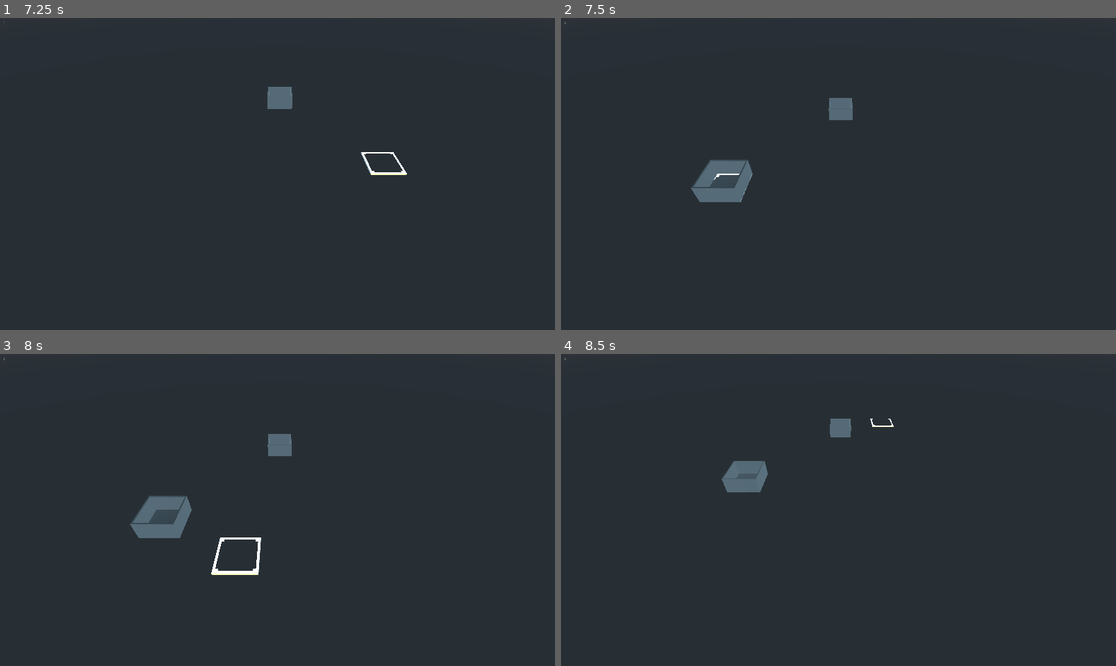
Above: before the commit, frames 1-4 (two rows, left to right).
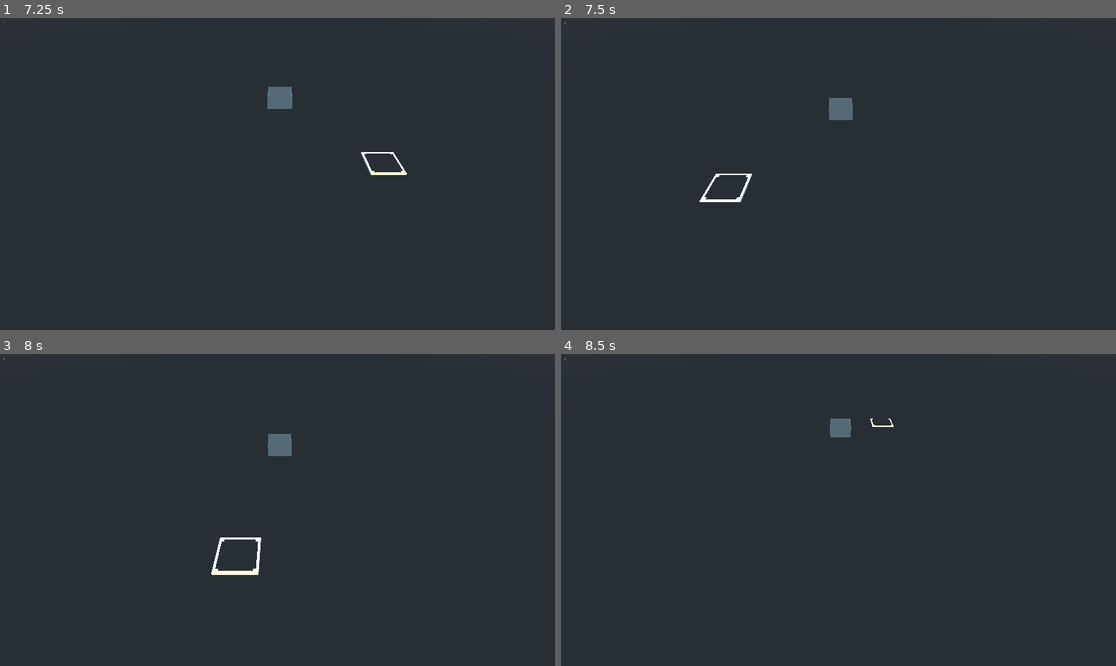
Above: after the commit, the same moments.

Repository: newnoiseworks/TowerStory
Game: Godot game, scene res://Scenes/building/building.tscn
Two runs of this game, one before a commit and one after it. Both use one fixed random seed, a clock stepped at 60 frames per second and the inputs below.
Inputs (mouse positions are in pixels of both pictures, inside the frame that each line leads up to):
- Up to frame 1 (7.25 s): tap Enter at 0.5, 3.5, 6.5 s; move the mouse to (399, 158) at 0.52 s; press the mouse at (399, 158) at 0.53 s; hold D (move_right) 0.53-1.25 s; right-click (399, 158) at 0.8 s; release the mouse at (399, 158) at 1.25 s; drag from (166, 189) to (249, 236) at 1.27 s; tap Space at 2, 5 s; move the mouse to (333, 105) at 2.02 s; press the mouse at (333, 105) at 2.03 s; hold D (move_right) 2.03-2.75 s; right-click (333, 105) at 2.3 s; release the mouse at (333, 105) at 2.75 s; drag from (249, 236) to (111, 127) at 2.77 s; move the mouse to (444, 220) at 3.52 s; hold A (move_left) 3.53-4.25 s; hold Right mouse button (secondary_button) 3.53-4.25 s; tap Alt at 3.6 s; click (444, 220) at 3.67 s; drag from (111, 127) to (194, 96) at 4.27 s; move the mouse to (305, 174) at 5.02 s; hold S (move_backward) 5.03-5.75 s; hold Right mouse button (secondary_button) 5.03-5.75 s; tap Shift at 5.1 s; click (305, 174) at 5.17 s; drag from (194, 96) to (166, 189) at 5.77 s; move the mouse to (399, 158) at 6.52 s; hold Z (move_up) from 6.53 s (still down); hold Right mouse button (secondary_button) from 6.53 s (still down); click (399, 158) at 6.67 s
- Up to frame 2 (7.5 s): release Z (move_up) at 7.25 s; release Right mouse button (secondary_button) at 7.25 s; tap Space at 7.25 s; drag from (727, 189) to (810, 236) at 7.27 s
- Up to frame 3 (8 s): no input
- Up to frame 4 (8.5 s): move the mouse to (894, 441) at 8.02 s; hold S (move_backward) from 8.03 s (still down); hold Right mouse button (secondary_button) from 8.03 s (still down); click (894, 441) at 8.17 s

Frame 1 is identical in both runs. In frame 2, 1.2% of the frame differs, in the area x 23-35%, y 45-60%; in frame 3, 1.2%; in frame 4, 0.7%.

Commit message:
multiple floor piece rules

Diff:
--- a/Scenes/building/building.gd
+++ b/Scenes/building/building.gd
@@ -66,6 +66,20 @@
 		global_target.y = 0
 
 		if current_floor == null:
+			_create_new_current_floor()
+
+		if _inputter.is_action_pressed("main_button"):
+			if (current_floor_idx > 1 and current_floor._get_piece_count() == 0):
+				var floor_under = get_node("floors/floor%s/floor" % [current_floor_idx - 1])
+				if (floor_under.has_floor_piece_at(global_target)):
+					current_floor.add_floor_piece_at(global_target)
+			else:
+				current_floor.add_floor_piece_at(global_target)
+		elif _inputter.is_action_pressed("secondary_button"):
+			current_floor.remove_floor_piece_at(global_target)
+
+
+func _create_new_current_floor():
 			var new_floor_container = Spatial.new()
 			current_floor = floor_packed.instance()
 			new_floor_container.add_child(current_floor)
@@ -82,11 +96,6 @@
 
 			current_floor.draw_floor()
 
-		if _inputter.is_action_pressed("main_button"):
-			current_floor.add_floor_piece_at(global_target)
-		elif _inputter.is_action_pressed("secondary_button"):
-			current_floor.remove_floor_piece_at(global_target)
-
 
 func _closest_multiple_of(x: int)-> int:
 	return _closest_multiple_of_n(
--- a/Scenes/building/test_building.gd
+++ b/Scenes/building/test_building.gd
@@ -293,3 +293,164 @@
 			Vector3(2, 0, 0),
 			"Moving and clicking the mouse adds a piece to the right area"
 		)
+
+
+	func test_cannot_add_piece_where_none_exists_on_first_floor_if_first_piece_on_second_floor():
+		# first, make a piece on the first floor
+		test_building._on_floor_input_event(
+			null,
+			InputEventMouseMotion.new(),
+			Vector3(
+				2.076785, 0.100007, 0.179358
+			),
+			null,
+			null
+		)
+		gut.simulate(test_building, 2, 2)
+		input.press("main_button")
+		test_building._on_floor_input_event(
+			null,
+			InputEventMouseButton.new(),
+			Vector3(
+				2.076785, 0.100007, 0.179358
+			),
+			null,
+			null
+		)
+		gut.simulate(test_building, 2, 2)
+
+		# second, move up a floor
+		input.press("move_up")
+		test_building._unhandled_input(input)
+		gut.simulate(test_building, 2, 20)
+		input.release("move_up")
+		test_building._unhandled_input(input)
+		gut.simulate(test_building, 200, 20)
+
+		# third, make a piece not above the first - should not be ok
+		test_building._on_floor_input_event(
+			null,
+			InputEventMouseMotion.new(),
+			Vector3(
+				2.076785, 0.100007, 2.179358
+			),
+			null,
+			null
+		)
+		gut.simulate(test_building, 2, 2)
+		input.press("main_button")
+		test_building._on_floor_input_event(
+			null,
+			InputEventMouseButton.new(),
+			Vector3(
+				2.076785, 0.100007, 2.179358
+			),
+			null,
+			null
+		)
+		gut.simulate(test_building, 2, 2)
+
+		var current_floor = test_building.get_node_or_null("floors/floor2")
+
+		assert_not_null(
+			current_floor,
+			"Second floor is created and added to the tree"
+		)
+
+		assert_ne(
+			current_floor.get_child(current_floor.get_child_count() - 1).get_translation(),
+			Vector3(2, 0, 2),
+			"Cannot add a piece if floor underneath doesnt have one and this is the first piece being added"
+		)
+
+
+	func test_can_add_piece_where_none_exists_on_first_floor_if_contiguous_with_second_floor():
+		# first, make a piece on the first floor
+		test_building._on_floor_input_event(
+			null,
+			InputEventMouseMotion.new(),
+			Vector3(
+				2.076785, 0.100007, 0.179358
+			),
+			null,
+			null
+		)
+		gut.simulate(test_building, 2, 2)
+		input.press("main_button")
+		test_building._on_floor_input_event(
+			null,
+			InputEventMouseButton.new(),
+			Vector3(
+				2.076785, 0.100007, 0.179358
+			),
+			null,
+			null
+		)
+		gut.simulate(test_building, 2, 2)
+
+		# second, move up a floor
+		input.press("move_up")
+		test_building._unhandled_input(input)
+		gut.simulate(test_building, 2, 20)
+		input.release("move_up")
+		test_building._unhandled_input(input)
+		gut.simulate(test_building, 200, 20)
+
+		# third, make a piece above the first - should be ok
+		test_building._on_floor_input_event(
+			null,
+			InputEventMouseMotion.new(),
+			Vector3(
+				2.076785, 0.100007, 0.179358
+			),
+			null,
+			null
+		)
+		gut.simulate(test_building, 2, 2)
+		input.press("main_button")
+		test_building._on_floor_input_event(
+			null,
+			InputEventMouseButton.new(),
+			Vector3(
+				2.076785, 0.100007, 0.179358
+			),
+			null,
+			null
+		)
+		gut.simulate(test_building, 2, 2)
+
+		# fourth, make a piece not above the first - should be ok
+		test_building._on_floor_input_event(
+			null,
+			InputEventMouseMotion.new(),
+			Vector3(
+				2.076785, 0.100007, 2.179358
+			),
+			null,
+			null
+		)
+		gut.simulate(test_building, 2, 2)
+		input.press("main_button")
+		test_building._on_floor_input_event(
+			null,
+			InputEventMouseButton.new(),
+			Vector3(
+				2.076785, 0.100007, 2.179358
+			),
+			null,
+			null
+		)
+		gut.simulate(test_building, 2, 2)
+
+		var current_floor = test_building.get_node_or_null("floors/floor2")
+
+		assert_not_null(
+			current_floor,
+			"Second floor is created and added to the tree"
+		)
+
+		assert_eq(
+			current_floor.get_child(current_floor.get_child_count() - 1).get_translation(),
+			Vector3(2, 0, 2),
+			"Can add a piece if floor underneath doesnt have one and this is not the first piece being added to the second floor"
+		)
--- a/Scenes/floor/floor.gd
+++ b/Scenes/floor/floor.gd
@@ -21,13 +21,22 @@
 			_add_wall_to_piece_at_edges(x, z)
 
 
+func has_floor_piece_at(global_target: Vector3)-> bool:
+	var target = get_parent().global_transform.origin + global_target
+
+	var x = int(target.x)
+	var z = int(target.z)
+
+	return _has_floor_piece_at(x, z)
+
+
 func add_floor_piece_at(global_target: Vector3, startup: bool = false):
 	var target = get_parent().global_transform.origin + global_target
 
 	var x = int(target.x)
 	var z = int(target.z)
 
-	if !startup and !can_add_floor_piece_at(x, z): return
+	if !startup and !_can_add_floor_piece_at(x, z): return
 
 	if !floor_data.has(x): floor_data[x] = {}
 
@@ -54,11 +63,20 @@
 	var x = int(target.x)
 	var z = int(target.z)
 
-	if can_remove_floor_piece_at(x, z):
+	if _can_remove_floor_piece_at(x, z):
 		floor_data[x][z]["object"].queue_free()
 		floor_data[x].erase(z)
 
 		_add_edges_to_surrounding_pieces(x, z)
+
+
+func can_add_floor_piece_at(global_target: Vector3):
+	var target = get_parent().global_transform.origin + global_target
+
+	var x = int(target.x)
+	var z = int(target.z)
+
+	return _can_remove_floor_piece_at(x, z)
 
 
 func _add_edges_to_surrounding_pieces(x: int, z: int):
@@ -89,7 +107,7 @@
 		floor_piece.call("add_wall_at_edge", SIDE.ZDOWN)
 
 
-func can_add_floor_piece_at(x: int, z: int)-> bool:
+func _can_add_floor_piece_at(x: int, z: int)-> bool:
 	if _has_floor_piece_at(x, z):
 		return false
 
@@ -99,7 +117,7 @@
 	return true
 
 
-func can_remove_floor_piece_at(x: int, z:int)-> bool:
+func _can_remove_floor_piece_at(x: int, z:int)-> bool:
 	if !_has_floor_piece_at(x, z):
 		print_debug("Can't delete a floor piece that doesn't exist")
 		return false
